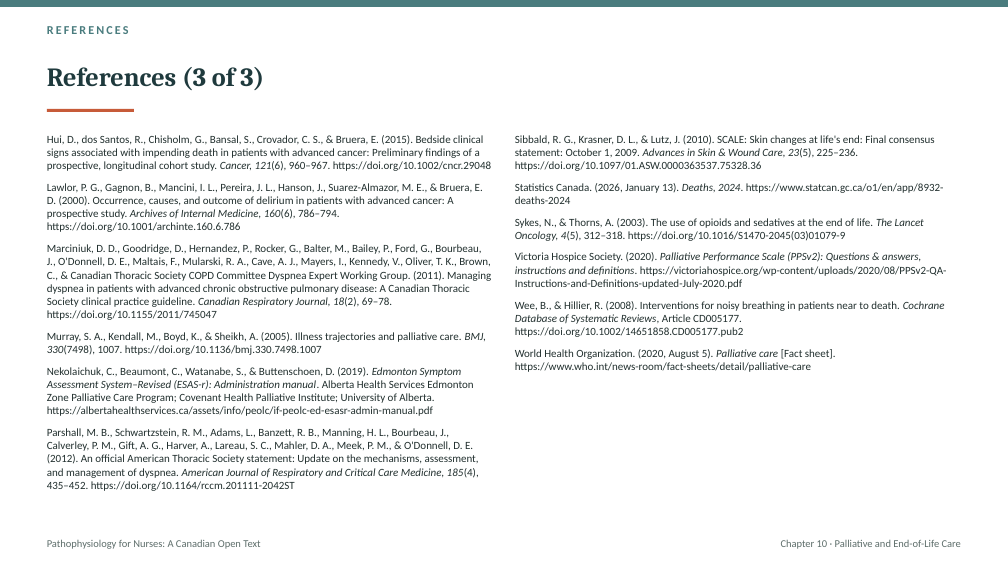
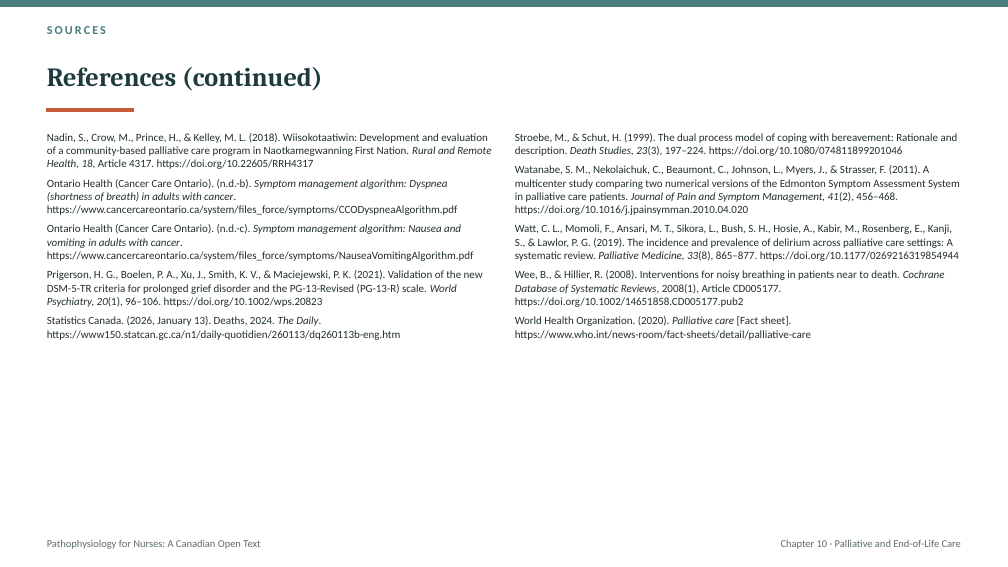
Before and after one commit to andrewleenl/opensourcenursing, a slide deck: slide 49 of Ch10_Palliative_and_End_of_Life_Care_Lecture_Presentation.pptx (slide 61 before the commit). Drawn at 1008x567 pixels with LibreOffice and Linux fonts; fonts in the diff are those of the drawing. Boxes give left, top, right and bottom in pixels: in the first picture for what was removed or moved away, otherwise in the second. Text is boxed around its words. In the diff, an @@ line names an element or a change of style, - is before the commit and + after.

```diff
--- a/Ch10_Palliative_and_End_of_Life_Care_Lecture_Presentation.pptx
+++ b/Ch10_Palliative_and_End_of_Life_Care_Lecture_Presentation.pptx
@@ text at box(47, 26, 106, 34): text changed @@
-REFERENCES
+SOURCES
@@ title at box(47, 67, 322, 90): text changed @@
-References (3 of 3)
+References (continued)
@@ text at box(47, 133, 491, 340): text changed @@
-Hui, D., dos Santos, R., Chisholm, G., Bansal, S., Crovador, C. S., & Bruera, E. (2015). Bedside clinical signs associated with impending death in patients with advanced cancer: Preliminary findings of a prospective, longitudinal cohort study. Cancer, 121(6), 960–967. https://doi.org/10.1002/cncr.29048
-Lawlor, P. G., Gagnon, B., Mancini, I. L., Pereira, J. L., Hanson, J., Suarez-Almazor, M. E., & Bruera, E. D. (2000). Occurrence, causes, and outcome of delirium in patients with advanced cancer: A prospective study. Archives of Internal Medicine, 160(6), 786–794. https://doi.org/10.1001/archinte.160.6.786
-Marciniuk, D. D., Goodridge, D., Hernandez, P., Rocker, G., Balter, M., Bailey, P., Ford, G., Bourbeau, J., O'Donnell, D. E., Maltais, F., Mularski, R. A., Cave, A. J., Mayers, I., Kennedy, V., Oliver, T. K., Brown, C., & Canadian Thoracic Society COPD Committee Dyspnea Expert Working Group. (2011). Managing dyspnea in patients with advanced chronic obstructive pulmonary disease: A Canadian Thoracic Society clinical practice guideline. Canadian Respiratory Journal, 18(2), 69–78. https://doi.org/10.1155/2011/745047
-Murray, S. A., Kendall, M., Boyd, K., & Sheikh, A. (2005). Illness trajectories and palliative care. BMJ, 330(7498), 1007. https://doi.org/10.1136/bmj.330.7498.1007
-Nekolaichuk, C., Beaumont, C., Watanabe, S., & Buttenschoen, D. (2019). Edmonton Symptom Assessment System–Revised (ESAS-r): Administration manual. Alberta Health Services Edmonton Zone Palliative Care Program; Covenant Health Palliative Institute; University of Alberta. https://albertahealthservices.ca/assets/info/peolc/if-peolc-ed-esasr-admin-manual.pdf
-Parshall, M. B., Schwartzstein, R. M., Adams, L., Banzett, R. B., Manning, H. L., Bourbeau, J., Calverley, P. M., Gift, A. G., Harver, A., Lareau, S. C., Mahler, D. A., Meek, P. M., & O'Donnell, D. E. (2012). An official American Thoracic Society statement: Update on the mechanisms, assessment, and management of dyspnea. American Journal of Respiratory and Critical Care Medicine, 185(4), 435–452. https://doi.org/10.1164/rccm.201111-2042ST
+Nadin, S., Crow, M., Prince, H., & Kelley, M. L. (2018). Wiisokotaatiwin: Development and evaluation of a community-based palliative care program in Naotkamegwanning First Nation. Rural and Remote Health, 18, Article 4317. https://doi.org/10.22605/RRH4317
+Ontario Health (Cancer Care Ontario). (n.d.-b). Symptom management algorithm: Dyspnea (shortness of breath) in adults with cancer. https://www.cancercareontario.ca/system/files_force/symptoms/CCODyspneaAlgorithm.pdf
+Ontario Health (Cancer Care Ontario). (n.d.-c). Symptom management algorithm: Nausea and vomiting in adults with cancer. https://www.cancercareontario.ca/system/files_force/symptoms/NauseaVomitingAlgorithm.pdf
+Prigerson, H. G., Boelen, P. A., Xu, J., Smith, K. V., & Maciejewski, P. K. (2021). Validation of the new DSM-5-TR criteria for prolonged grief disorder and the PG-13-Revised (PG-13-R) scale. World Psychiatry, 20(1), 96–106. https://doi.org/10.1002/wps.20823
+Statistics Canada. (2026, January 13). Deaths, 2024. The Daily. https://www150.statcan.gc.ca/n1/daily-quotidien/260113/dq260113b-eng.htm
@@ text at box(515, 133, 960, 340): text changed @@
-Sibbald, R. G., Krasner, D. L., & Lutz, J. (2010). SCALE: Skin changes at life's end: Final consensus statement: October 1, 2009. Advances in Skin & Wound Care, 23(5), 225–236. https://doi.org/10.1097/01.ASW.0000363537.75328.36
-Statistics Canada. (2026, January 13). Deaths, 2024. https://www.statcan.gc.ca/o1/en/app/8932-deaths-2024
-Sykes, N., & Thorns, A. (2003). The use of opioids and sedatives at the end of life. The Lancet Oncology, 4(5), 312–318. https://doi.org/10.1016/S1470-2045(03)01079-9
-Victoria Hospice Society. (2020). Palliative Performance Scale (PPSv2): Questions & answers, instructions and definitions. https://victoriahospice.org/wp-content/uploads/2020/08/PPSv2-QA-Instructions-and-Definitions-updated-July-2020.pdf
-Wee, B., & Hillier, R. (2008). Interventions for noisy breathing in patients near to death. Cochrane Database of Systematic Reviews, Article CD005177. https://doi.org/10.1002/14651858.CD005177.pub2
-World Health Organization. (2020, August 5). Palliative care [Fact sheet]. https://www.who.int/news-room/fact-sheets/detail/palliative-care
+Stroebe, M., & Schut, H. (1999). The dual process model of coping with bereavement: Rationale and description. Death Studies, 23(3), 197–224. https://doi.org/10.1080/074811899201046
+Watanabe, S. M., Nekolaichuk, C., Beaumont, C., Johnson, L., Myers, J., & Strasser, F. (2011). A multicenter study comparing two numerical versions of the Edmonton Symptom Assessment System in palliative care patients. Journal of Pain and Symptom Management, 41(2), 456–468. https://doi.org/10.1016/j.jpainsymman.2010.04.020
+Watt, C. L., Momoli, F., Ansari, M. T., Sikora, L., Bush, S. H., Hosie, A., Kabir, M., Rosenberg, E., Kanji, S., & Lawlor, P. G. (2019). The incidence and prevalence of delirium across palliative care settings: A systematic review. Palliative Medicine, 33(8), 865–877. https://doi.org/10.1177/0269216319854944
+Wee, B., & Hillier, R. (2008). Interventions for noisy breathing in patients near to death. Cochrane Database of Systematic Reviews, 2008(1), Article CD005177. https://doi.org/10.1002/14651858.CD005177.pub2
+World Health Organization. (2020). Palliative care [Fact sheet]. https://www.who.int/news-room/fact-sheets/detail/palliative-care
```
Also in this commit, not shown: 4 other slides changed, 45 slides added, 57 slides removed, 7 other files.
